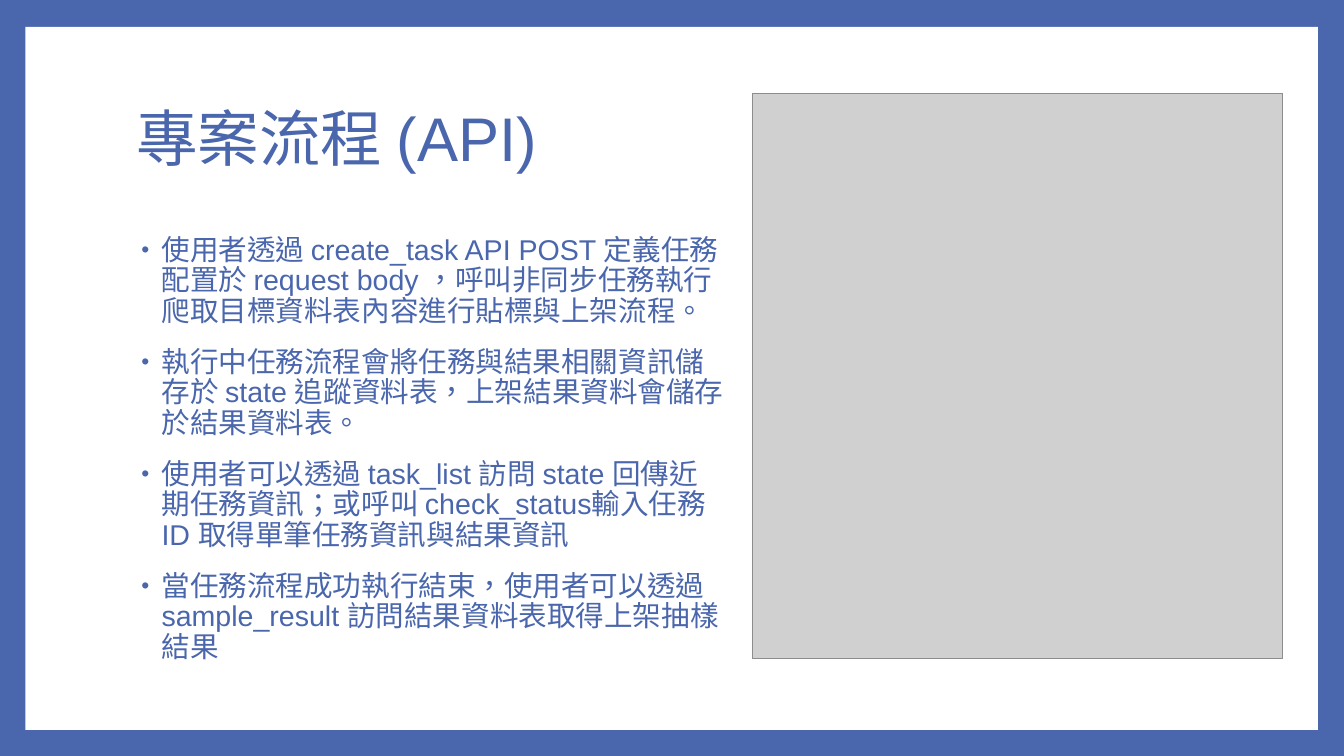
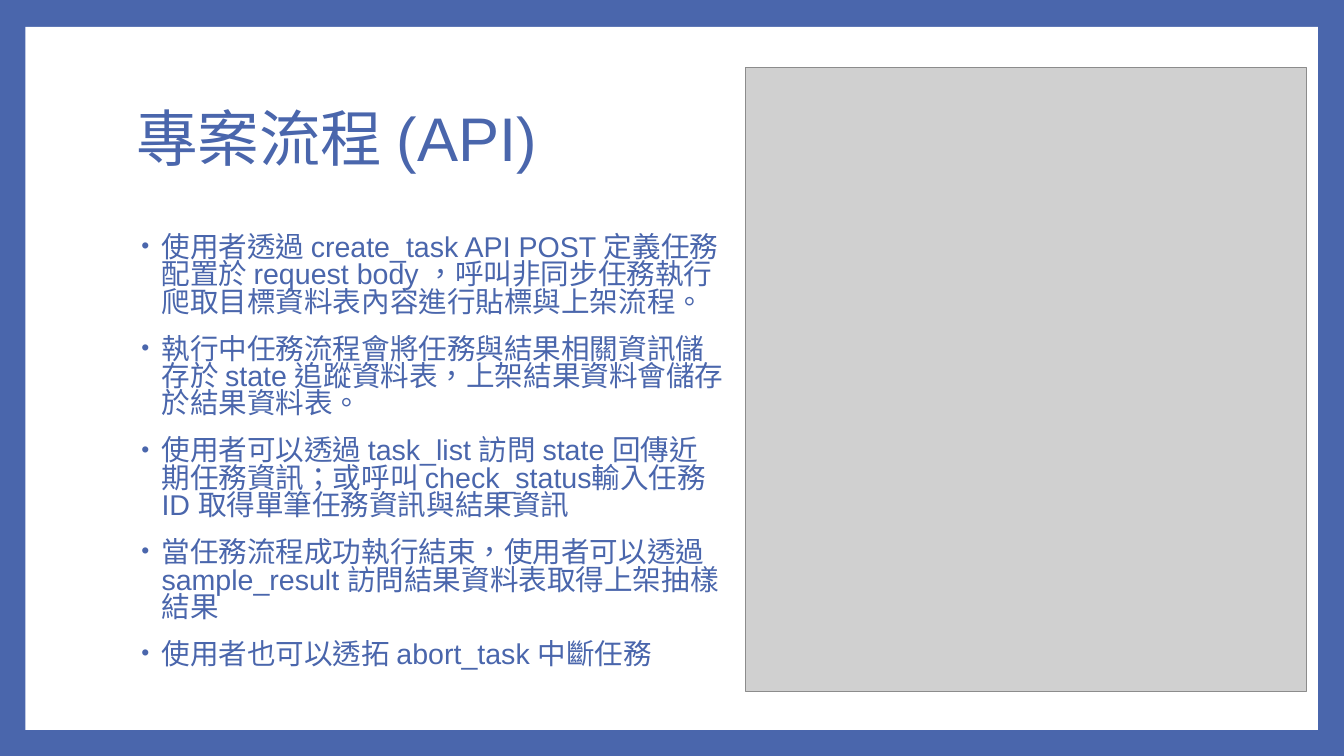
Before and after one commit to ychuang789/labelapi, a slide deck: slide 5 of AudienceAPI_v2.1.pptx. Drawn at 1344x756 pixels with LibreOffice and Linux fonts; fonts in the diff are those of the drawing; grey boxes stand for pictures. Boxes give left, top, right and bottom in pixels: in the first picture for what was removed or moved away, otherwise in the second. Text is boxed around its words. In the diff, an @@ line names an element or a change of style, - is before the commit and + after.

```diff
--- a/AudienceAPI_v2.1.pptx
+++ b/AudienceAPI_v2.1.pptx
@@ picture: place and size @@
-picture at box(753, 93, 1284, 658)
+picture at box(746, 68, 1307, 692)
@@ text at box(162, 233, 723, 620): line spacing 0.9 to 0.8 @@
@@ text at box(162, 640, 652, 670): paragraph added @@
+• 使用者也可以透拓 abort_task 中斷任務
```
Also in this commit, not shown: 2 other slides changed, 3 other files.
